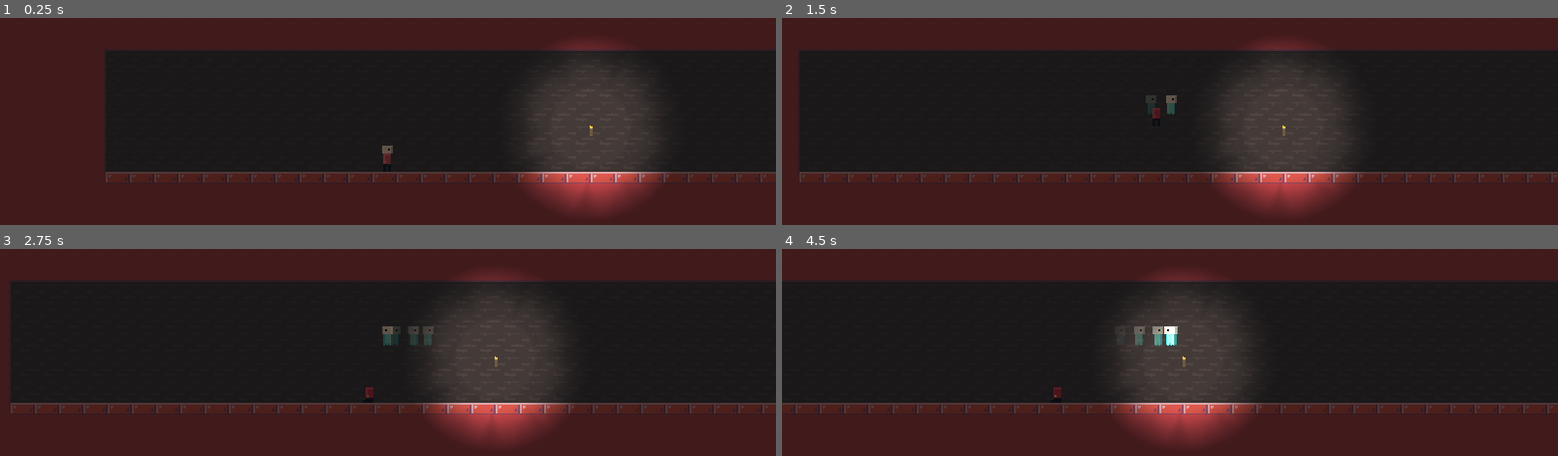
Above: before the commit, frames 1-4 (two rows, left to right).
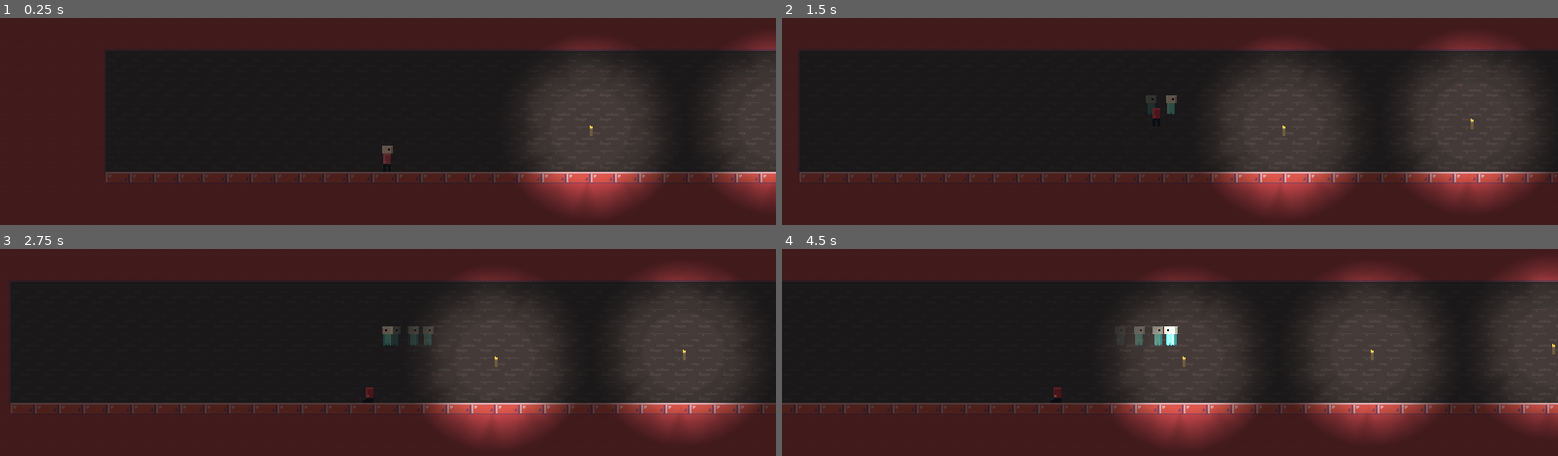
Above: after the commit, the same moments.

Repository: Lunatic-Games/kill-me-now
Game: Godot game, scene res://levels/end_scene.tscn
The game is run twice, just before and just after one commit, with the same random seed, the same clock (stepped at 60 frames per second) and the same inputs. This scene is started directly instead of the project's main scene.
Inputs (mouse positions are in pixels of both pictures, inside the frame that each line leads up to):
- Up to frame 1 (0.25 s): no input
- Up to frame 2 (1.5 s): tap Enter at 0.5 s; move the mouse to (1340, 84) at 0.52 s; hold D (move_right) from 0.53 s (still down); tap E (interact) at 0.6 s; click (1340, 84) at 0.67 s; tap Space (jump) at 0.77 s; move the mouse to (1014, 127) at 1.27 s; tap Q (leave_body) at 1.35 s
- Up to frame 3 (2.75 s): tap Space (jump) at 1.52 s; move the mouse to (outside the picture) at 2.02 s; release D (move_right) at 2.03 s; hold A (move_left) from 2.03 s (still down); tap E (interact) at 2.1 s
- Up to frame 4 (4.5 s): move the mouse to (1131, 422) at 2.77 s; release A (move_left) at 2.78 s; hold D (move_right) 2.78-4.28 s; tap Q (leave_body) at 2.85, 4.35 s; click (1131, 422) at 2.92 s; tap Space (jump) at 3.02, 3.77 s; move the mouse to (1402, 402) at 3.52 s; tap E (interact) at 3.6 s; move the mouse to (937, 271) at 4.27 s; hold A (move_left) from 4.28 s (still down)

The runs differ from the first frame. In frame 1, 4.6% of the frame differs, in the area x 91-100%, y 9-91%; in frame 2, 9.7%; in frame 3, 9.7%; in frame 4, 15%, in the area x 67-100%, y 6-92%.

Commit message:
More light

Diff:
--- a/contraptions/electric_rail/electric_rail.tscn
+++ b/contraptions/electric_rail/electric_rail.tscn
@@ -1,8 +1,9 @@
-[gd_scene load_steps=8 format=2]
+[gd_scene load_steps=9 format=2]
 
 [ext_resource path="res://contraptions/electric_rail/electric_rail.png" type="Texture" id=1]
 [ext_resource path="res://contraptions/electric_rail/electric_rail.gd" type="Script" id=2]
 [ext_resource path="res://contraptions/electric_rail/electricity.png" type="Texture" id=3]
+[ext_resource path="res://decorations/light.png" type="Texture" id=4]
 
 [sub_resource type="ParticlesMaterial" id=1]
 flag_disable_z = true
@@ -52,6 +53,30 @@
 "update": 1,
 "values": [ false ]
 }
+tracks/3/type = "value"
+tracks/3/path = NodePath("../Light2D:enabled")
+tracks/3/interp = 1
+tracks/3/loop_wrap = true
+tracks/3/imported = false
+tracks/3/enabled = true
+tracks/3/keys = {
+"times": PoolRealArray( 0 ),
+"transitions": PoolRealArray( 1 ),
+"update": 1,
+"values": [ false ]
+}
+tracks/4/type = "value"
+tracks/4/path = NodePath("../Light2D2:enabled")
+tracks/4/interp = 1
+tracks/4/loop_wrap = true
+tracks/4/imported = false
+tracks/4/enabled = true
+tracks/4/keys = {
+"times": PoolRealArray( 0 ),
+"transitions": PoolRealArray( 1 ),
+"update": 1,
+"values": [ false ]
+}
 
 [sub_resource type="Animation" id=3]
 resource_name = "on"
@@ -93,6 +118,30 @@
 "update": 1,
 "values": [ true ]
 }
+tracks/3/type = "value"
+tracks/3/path = NodePath("../Light2D:enabled")
+tracks/3/interp = 1
+tracks/3/loop_wrap = true
+tracks/3/imported = false
+tracks/3/enabled = true
+tracks/3/keys = {
+"times": PoolRealArray( 0 ),
+"transitions": PoolRealArray( 1 ),
+"update": 1,
+"values": [ true ]
+}
+tracks/4/type = "value"
+tracks/4/path = NodePath("../Light2D2:enabled")
+tracks/4/interp = 1
+tracks/4/loop_wrap = true
+tracks/4/imported = false
+tracks/4/enabled = true
+tracks/4/keys = {
+"times": PoolRealArray( 0 ),
+"transitions": PoolRealArray( 1 ),
+"update": 1,
+"values": [ true ]
+}
 
 [sub_resource type="RectangleShape2D" id=4]
 extents = Vector2( 16, 5 )
@@ -102,6 +151,7 @@
 
 [node name="Particles2D" type="Particles2D" parent="."]
 position = Vector2( 8, 11 )
+emitting = false
 amount = 2
 lifetime = 0.25
 process_material = SubResource( 1 )
@@ -109,6 +159,7 @@
 
 [node name="Particles2D2" type="Particles2D" parent="."]
 position = Vector2( -8, 11 )
+emitting = false
 amount = 2
 lifetime = 0.25
 process_material = SubResource( 1 )
@@ -126,4 +177,20 @@
 visible = false
 position = Vector2( 0, 11 )
 shape = SubResource( 4 )
+
+[node name="Light2D" type="Light2D" parent="."]
+position = Vector2( -8, 12 )
+enabled = false
+texture = ExtResource( 4 )
+texture_scale = 0.01
+energy = 4.0
+mode = 2
+
+[node name="Light2D2" type="Light2D" parent="."]
+position = Vector2( 8, 11 )
+enabled = false
+texture = ExtResource( 4 )
+texture_scale = 0.01
+energy = 4.0
+mode = 2
 [connection signal="area_entered" from="." to="." method="_on_ElectricRail_area_entered"]
--- a/contraptions/lever/lever.tscn
+++ b/contraptions/lever/lever.tscn
@@ -1,7 +1,8 @@
-[gd_scene load_steps=6 format=2]
+[gd_scene load_steps=7 format=2]
 
 [ext_resource path="res://contraptions/lever/lever.gd" type="Script" id=1]
 [ext_resource path="res://contraptions/lever/lever.png" type="Texture" id=2]
+[ext_resource path="res://decorations/light.png" type="Texture" id=3]
 
 [sub_resource type="RectangleShape2D" id=1]
 
@@ -20,6 +21,18 @@
 "update": 1,
 "values": [ Rect2( 64, 0, 32, 32 ), Rect2( 96, 0, 32, 32 ), Rect2( 0, 0, 32, 32 ) ]
 }
+tracks/1/type = "value"
+tracks/1/path = NodePath("Light2D:enabled")
+tracks/1/interp = 1
+tracks/1/loop_wrap = true
+tracks/1/imported = false
+tracks/1/enabled = true
+tracks/1/keys = {
+"times": PoolRealArray( 0, 0.2 ),
+"transitions": PoolRealArray( 1, 1 ),
+"update": 1,
+"values": [ true, false ]
+}
 
 [sub_resource type="Animation" id=3]
 length = 0.2
@@ -34,6 +47,18 @@
 "transitions": PoolRealArray( 1, 1, 1 ),
 "update": 1,
 "values": [ Rect2( 0, 0, 32, 32 ), Rect2( 32, 0, 32, 32 ), Rect2( 64, 0, 32, 32 ) ]
+}
+tracks/1/type = "value"
+tracks/1/path = NodePath("Light2D:enabled")
+tracks/1/interp = 1
+tracks/1/loop_wrap = true
+tracks/1/imported = false
+tracks/1/enabled = true
+tracks/1/keys = {
+"times": PoolRealArray( 0, 0.2 ),
+"transitions": PoolRealArray( 1, 1 ),
+"update": 1,
+"values": [ false, true ]
 }
 
 [node name="Lever" type="Node2D"]
@@ -57,3 +82,10 @@
 [node name="AnimationPlayer" type="AnimationPlayer" parent="."]
 anims/flip_left = SubResource( 2 )
 anims/flip_right = SubResource( 3 )
+
+[node name="Light2D" type="Light2D" parent="."]
+position = Vector2( 15, -4 )
+enabled = false
+texture = ExtResource( 3 )
+texture_scale = 0.05
+mode = 2
--- a/decorations/torch.tscn
+++ b/decorations/torch.tscn
@@ -3,7 +3,7 @@
 [ext_resource path="res://decorations/torch.png" type="Texture" id=1]
 [ext_resource path="res://decorations/light.png" type="Texture" id=2]
 
-[node name="Sprite" type="Sprite"]
+[node name="Torch" type="Sprite"]
 texture = ExtResource( 1 )
 
 [node name="Light2D" type="Light2D" parent="."]
--- a/levels/end_scene.tscn
+++ b/levels/end_scene.tscn
@@ -223,12 +223,18 @@
 [node name="VerticalCameraBoundry2" parent="CameraBoundaries" instance=ExtResource( 11 )]
 position = Vector2( 1656, 288 )
 
+[node name="Torch" parent="." instance=ExtResource( 12 )]
+position = Vector2( 608, 392 )
+
+[node name="Torch2" parent="." instance=ExtResource( 12 )]
+position = Vector2( 856, 384 )
+
+[node name="Torch3" parent="." instance=ExtResource( 12 )]
+position = Vector2( 1096, 376 )
+
 [node name="Beth" type="Sprite" parent="."]
 position = Vector2( 1264, 424 )
 texture = ExtResource( 6 )
-
-[node name="Sprite" parent="Beth" instance=ExtResource( 12 )]
-position = Vector2( -656, -32 )
 
 [node name="Body" parent="." instance=ExtResource( 3 )]
 position = Vector2( 340, 421 )
